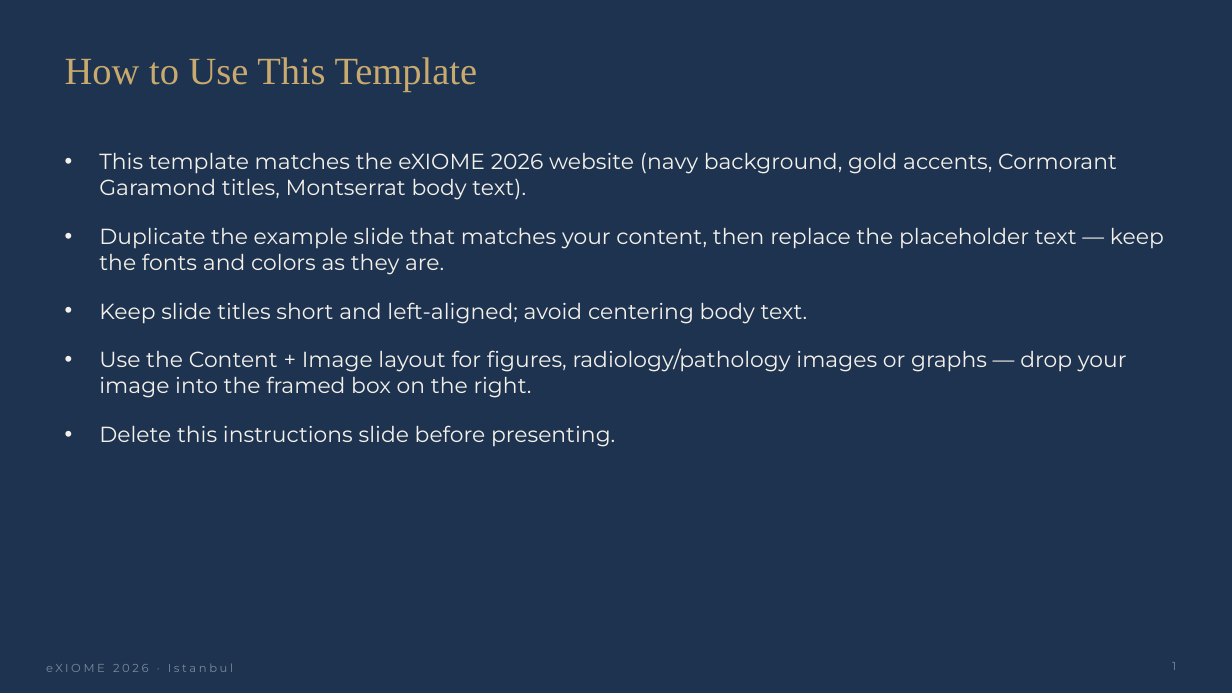
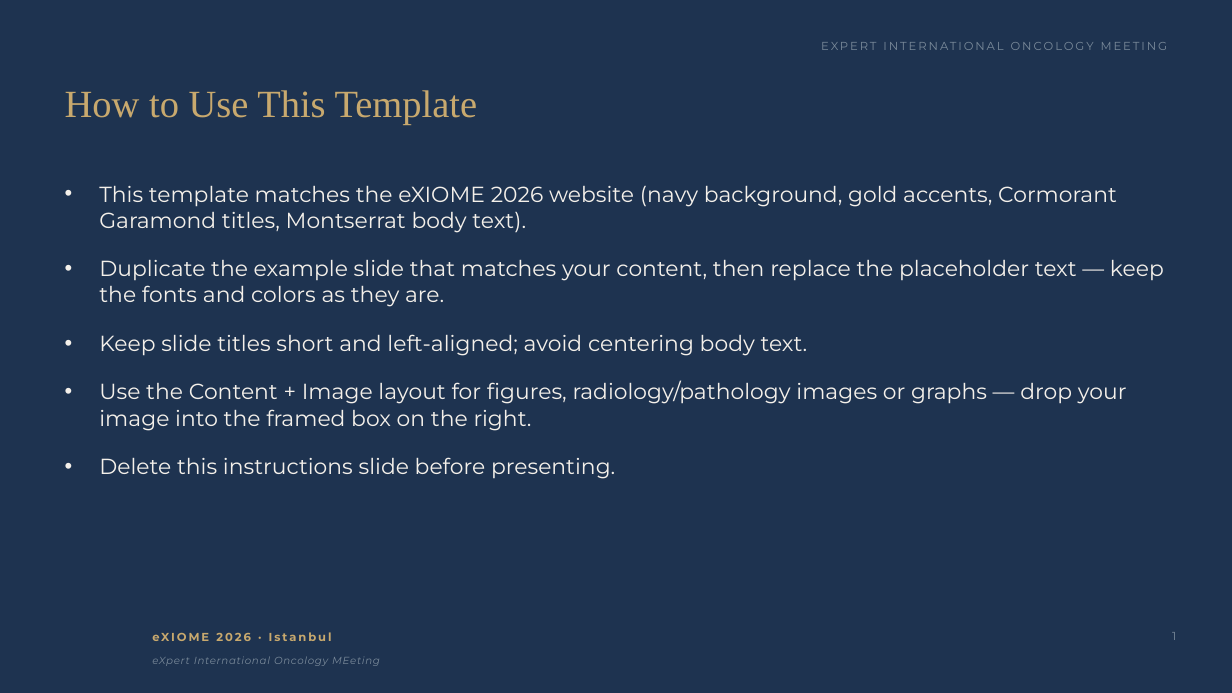
Before and after one commit to fadilachekiri-hue/exiome2026, a slide deck: slide 1 of assets/exiome-2026-speaker-template.pptx. Drawn at 1232x693 pixels with LibreOffice and Linux fonts; fonts in the diff are those of the drawing; background and template pictures are left out. Boxes give left, top, right and bottom in pixels: in the first picture for what was removed or moved away, otherwise in the second. Text is boxed around its words. In the diff, an @@ line names an element or a change of style, - is before the commit and + after.

```diff
--- a/assets/exiome-2026-speaker-template.pptx
+++ b/assets/exiome-2026-speaker-template.pptx
@@ text added at (821, 42, 1168, 50), 9 pt, text #7A8A9A @@
+EXPERT INTERNATIONAL ONCOLOGY MEETING
@@ title "How to Use This Template": place and size @@
-title "How to Use This Template" at (65, 57, 477, 92)
+title "How to Use This Template" at (65, 90, 477, 125)
@@ text "This template matches the eXIOME ...": place and size @@
-text "This template matches the eXIOME ..." at (99, 152, 1164, 447)
+text "This template matches the eXIOME ..." at (99, 185, 1164, 479)
@@ text "eXIOME 2026 · Istanbul": place and size @@
-text "eXIOME 2026 · Istanbul" at (46, 663, 233, 672)
+text "eXIOME 2026 · Istanbul" at (152, 625, 753, 649)
@@ text "eXIOME 2026 · Istanbul" at (152, 625, 753, 649): text colour #7A8A9A to #C8A96E, letter spacing 2 to 1.5 pt, bold on @@
@@ page number: place and size @@
-page number at (1172, 662, 1176, 670)
+page number at (1172, 632, 1176, 640)
@@ text added at (152, 656, 380, 666), 8 pt, text #7A8A9A, italic @@
+eXpert International Oncology MEeting
```
Also in this commit, not shown: 7 other slides changed.
